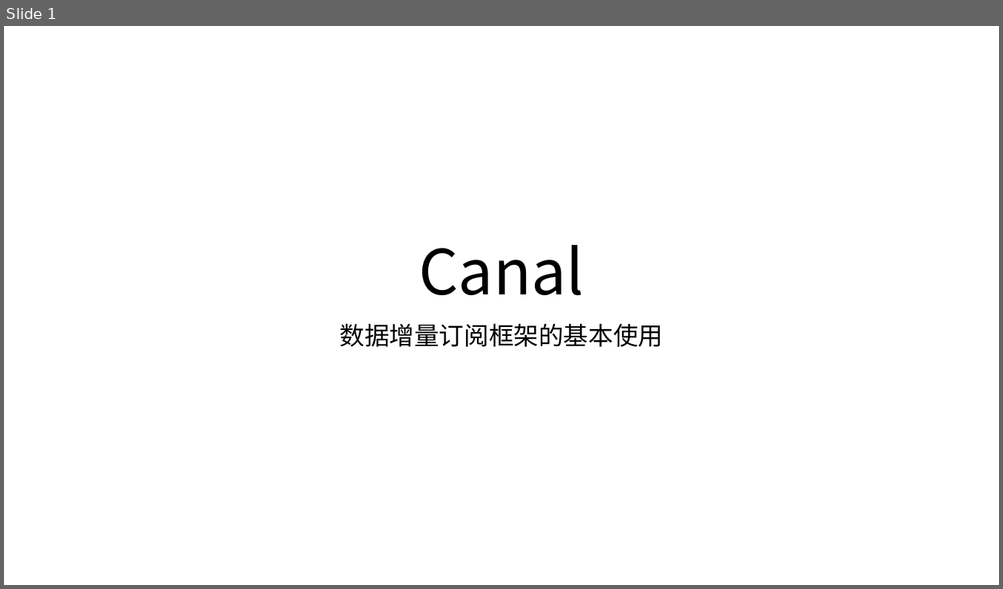
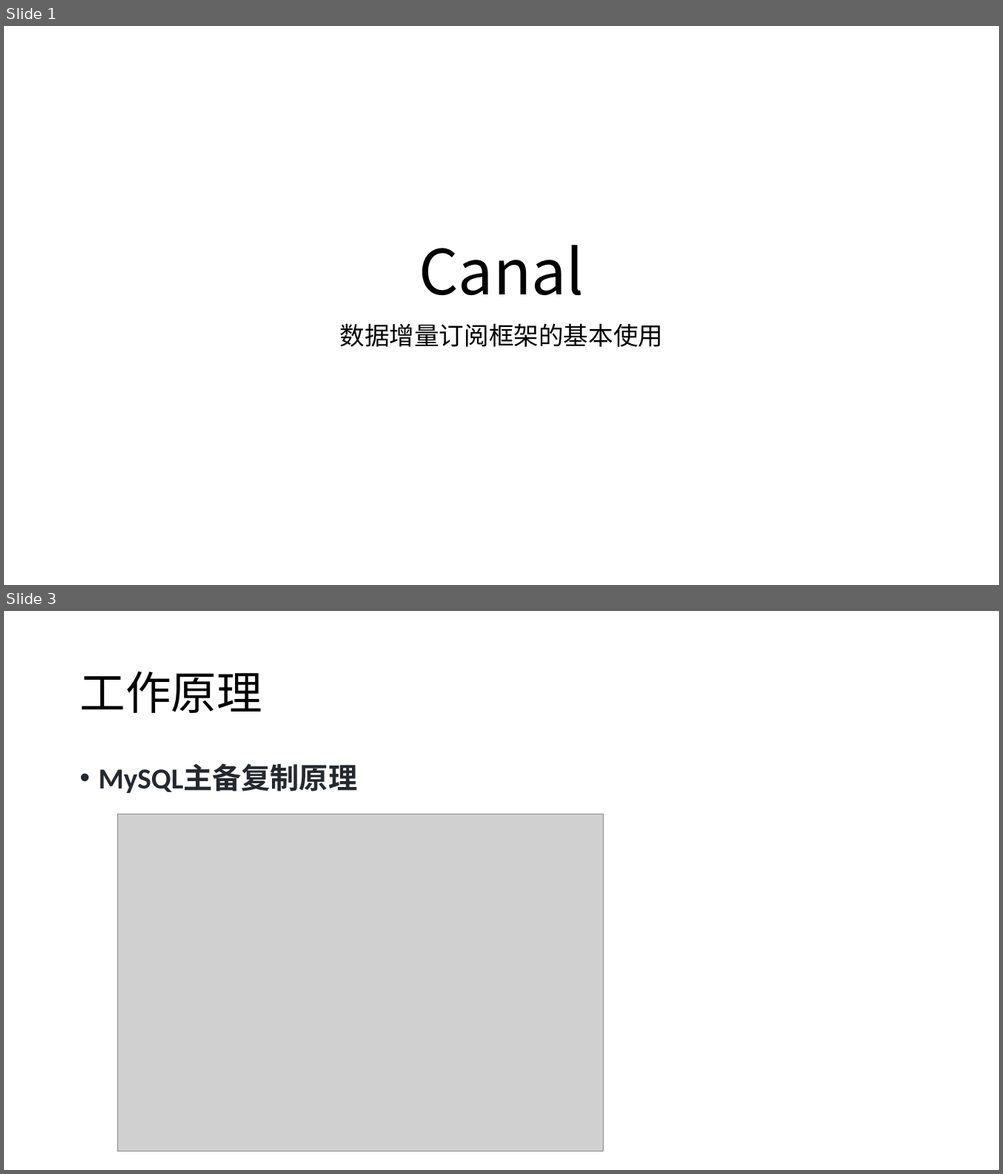
Before and after one commit to xiaoyong1219/StudyNoteRepository, a slide deck: 9、Canal笔记/Canal.pptx. Shown one above the other, each under a label of ours: slide 1 before the commit, slides 1 and 3 after it; the slides between them are not shown. The pictures are 1003x589 and 1003x1174 pixels, drawn with LibreOffice and Linux fonts; fonts in the diff are those of the drawing; grey boxes stand for pictures. Boxes give left, top, right and bottom in pixels: in the first picture for what was removed or moved away, otherwise in the second. Text is boxed around its words. In the diff, an @@ line names an element or a change of style, - is before the commit and + after.

```diff
--- a/9、Canal笔记/Canal.pptx
+++ b/9、Canal笔记/Canal.pptx
@@ slide 3 added at (4,611,999,1170), background #FFFFFF @@
@@ title added at (79,671,262,713), 44 pt, text #000000 @@
+工作原理
@@ text added at (99,764,358,793), 28 pt, text #24292F, bold @@
+• MySQL主备复制原理
@@ picture added at (117,814,603,1151) @@
```
Also in this commit, not shown: 4 slides changed, 3 other slides added, 3 slides removed, 1 other file.
